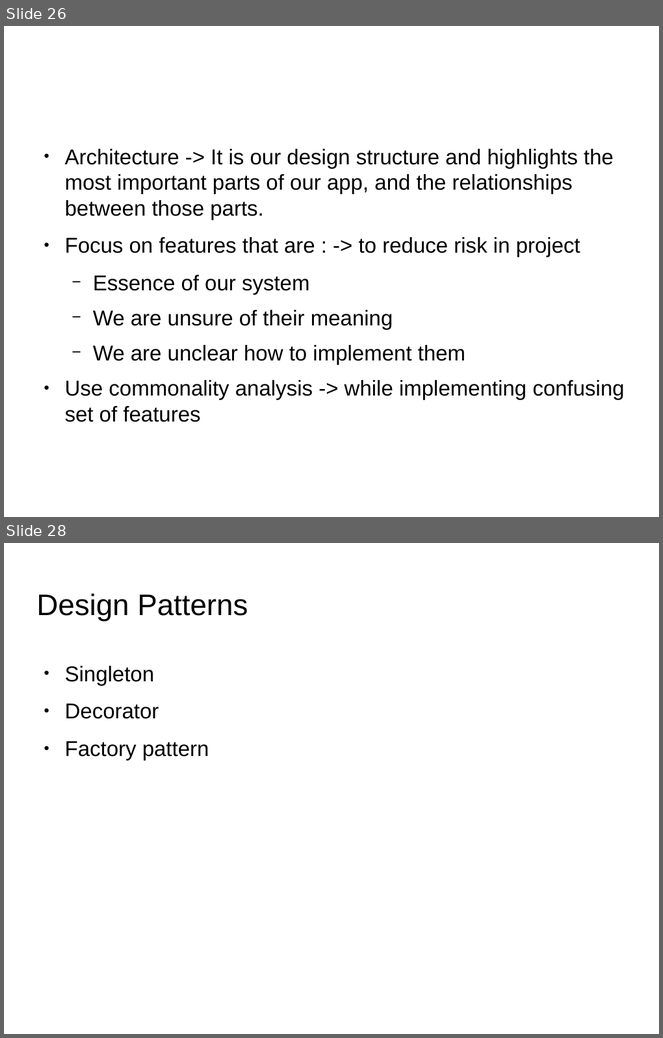
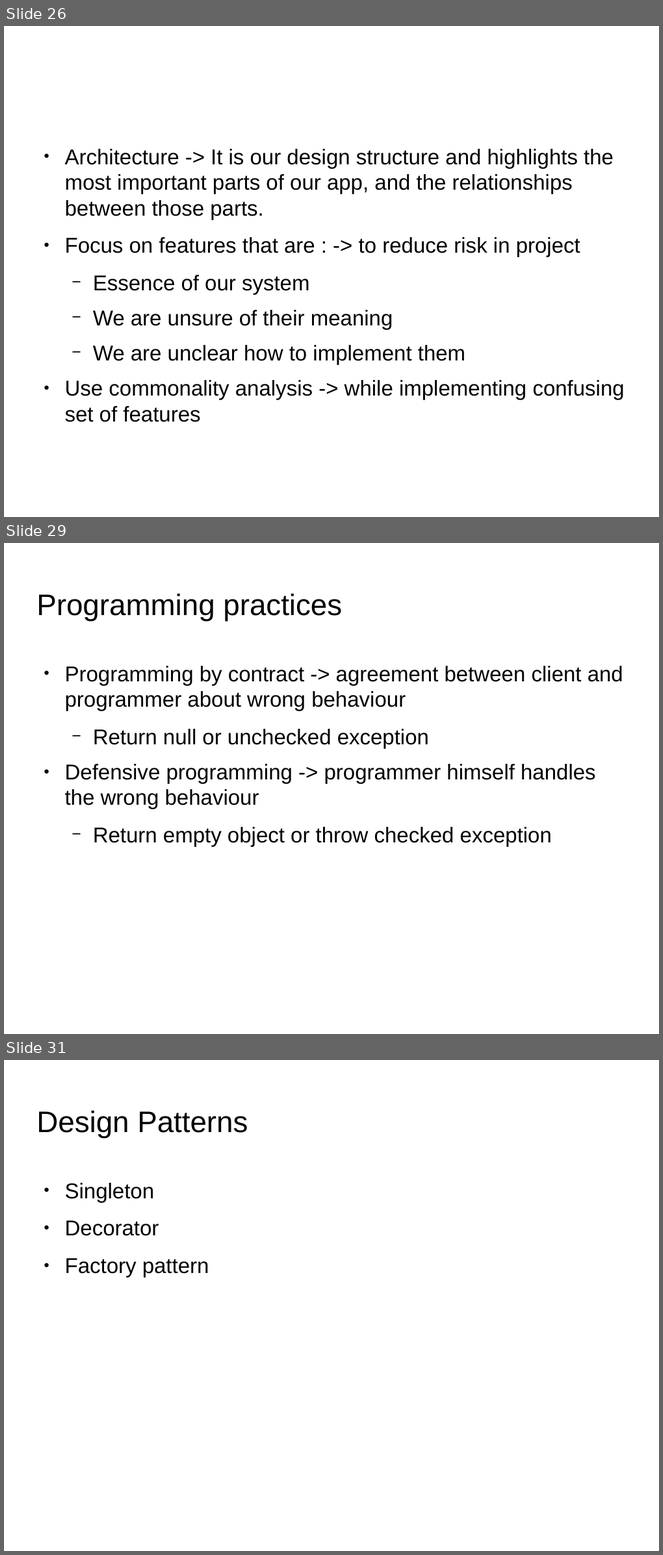
Before and after one commit to shikha-desai/Internship_PreWork, a slide deck: OOP/OOP_Concepts.odp. Shown one above the other, each under a label of ours: slides 26 and 28 before the commit, slides 26, 29 and 31 after it; the slides between them are not shown. The pictures are 663x1038 and 663x1555 pixels, drawn with LibreOffice and Linux fonts; fonts in the diff are those of the drawing; background and template pictures are left out. Boxes give left, top, right and bottom in pixels: in the first picture for what was removed or moved away, otherwise in the second. Text is boxed around its words. In the diff, an @@ line names an element or a change of style, - is before the commit and + after.

```diff
--- a/OOP/OOP_Concepts.odp
+++ b/OOP/OOP_Concepts.odp
@@ slide 29 added at [4, 543, 659, 1034], background picture (left out) @@
@@ title added at [36, 594, 342, 622], 36 pt, text #000000 @@
+Programming practices
@@ text added at [65, 666, 623, 847], 26 pt, text #000000 @@
+● Programming by contract -> agreement between client and programmer about wrong behaviour
+  − Return null or unchecked exception
+● Defensive programming -> programmer himself handles the wrong behaviour
+  − Return empty object or throw checked exception
@@ what was slide 28 is now slide 31 @@
```
Also in this commit, not shown: 2 slides changed, 2 other slides added, 2 other files.
